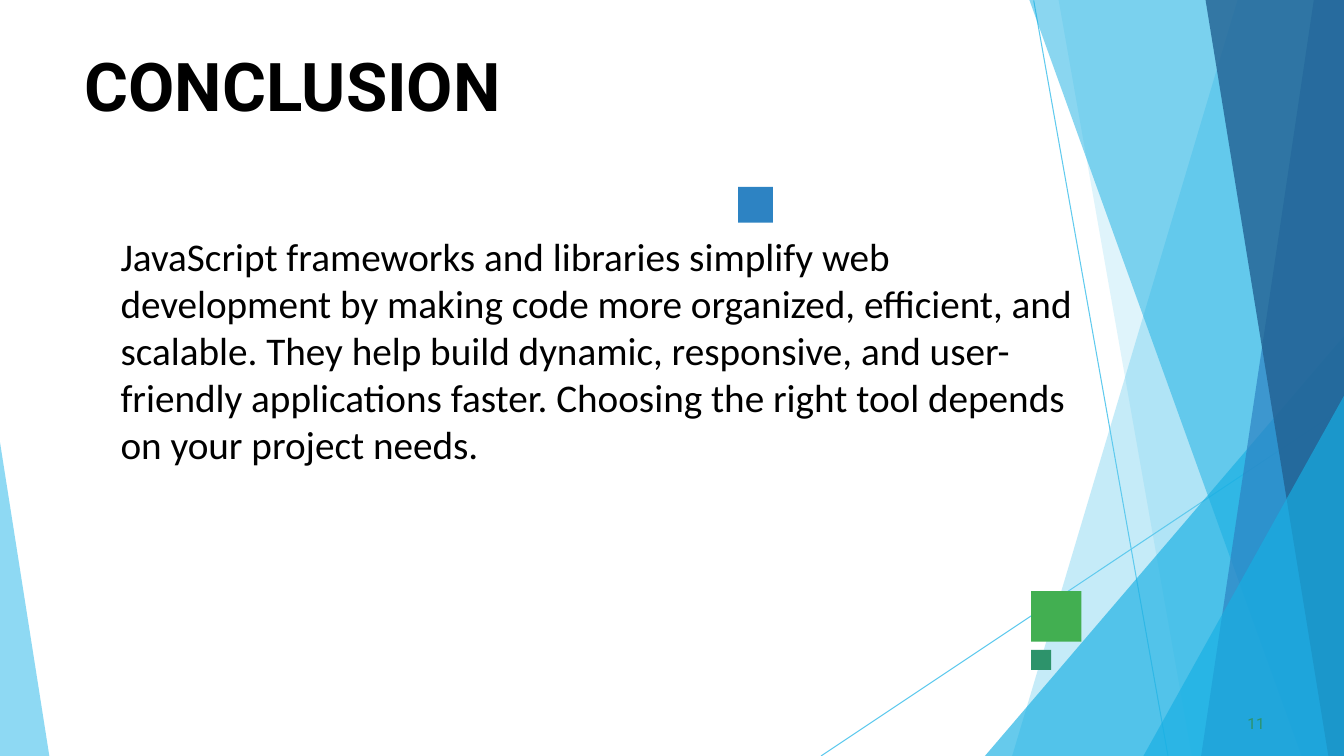
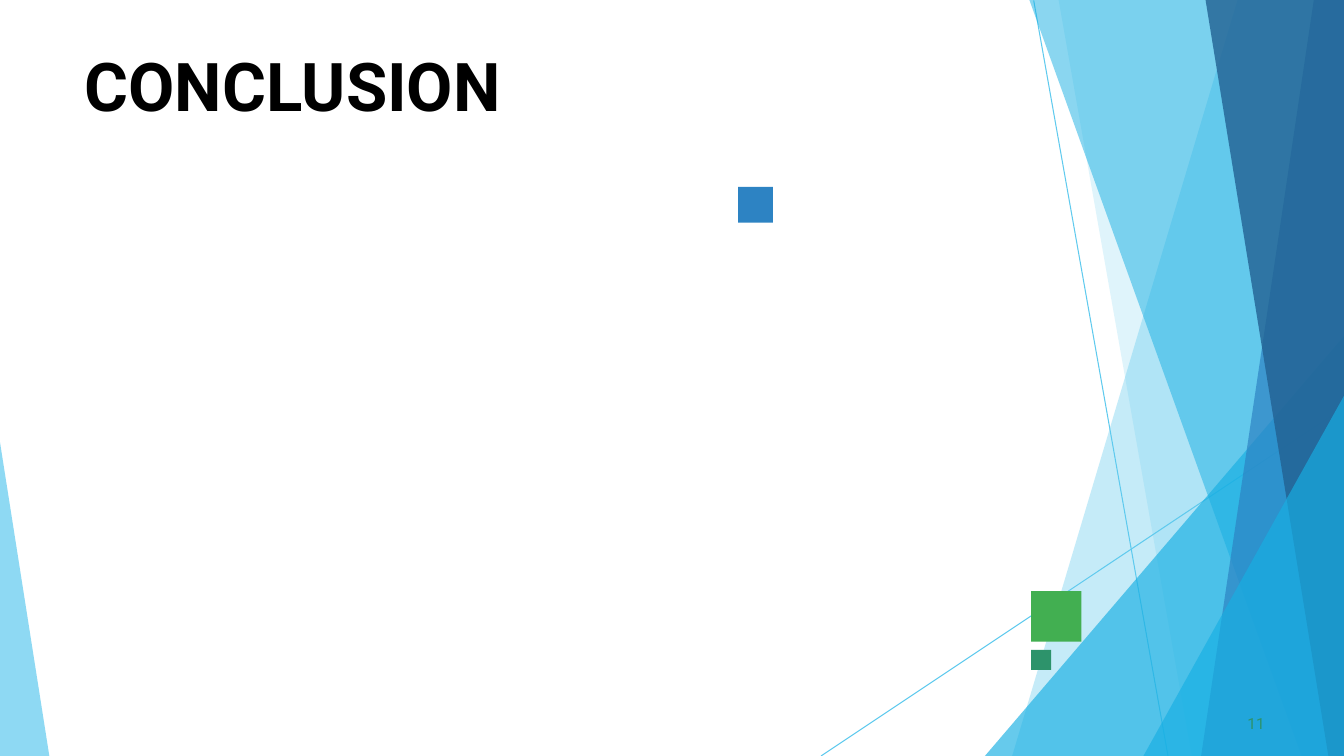
Before and after one commit to prabhakaran8518-ops/Priya-.p, a slide deck: slide 11 of PPT FWD TNSDC 2025 (1).pptx. Drawn at 1344x756 pixels with LibreOffice and Linux fonts; fonts in the diff are those of the drawing; background and template pictures are left out. Boxes give left, top, right and bottom in pixels: in the first picture for what was removed or moved away, otherwise in the second. Text is boxed around its words. In the diff, an @@ line names an element or a change of style, - is before the commit and + after.

```diff
--- a/PPT FWD TNSDC 2025 (1).pptx
+++ b/PPT FWD TNSDC 2025 (1).pptx
@@ text removed at <box>121,243,1072,466</box> @@
-JavaScript frameworks and libraries simplify web development by making code more organized, efficient, and scalable. They help build dynamic, responsive, and user-friendly applications faster. Choosing the right tool depends on your project needs.
```
Also in this commit, not shown: 9 other slides changed.
